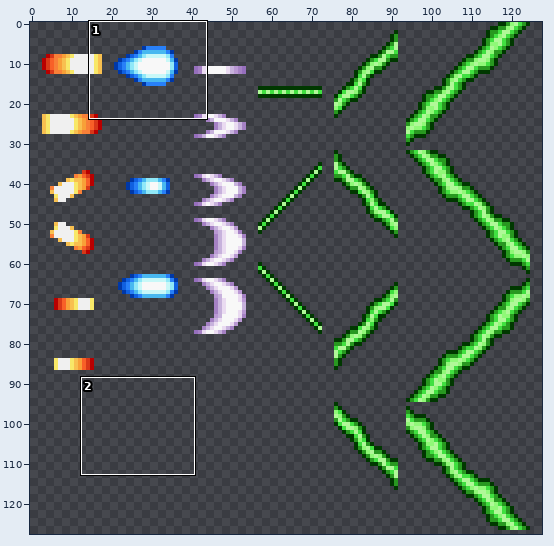
Sprite sheet -- Andro dunos 0.1/Game/Images/Ship/laser_types.png. The picture above shows the old version from afar; the outline marks the close-up.
Close-up. Before the commit:
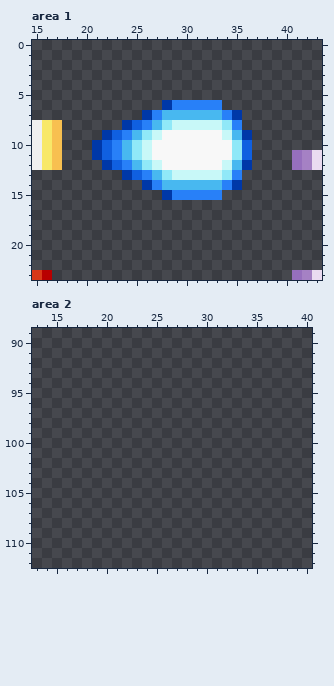
The file is 128x128 pixels. Shown: area 1: x 15..43, y 0..23; area 2: x 13..40, y 89..112.
The result:
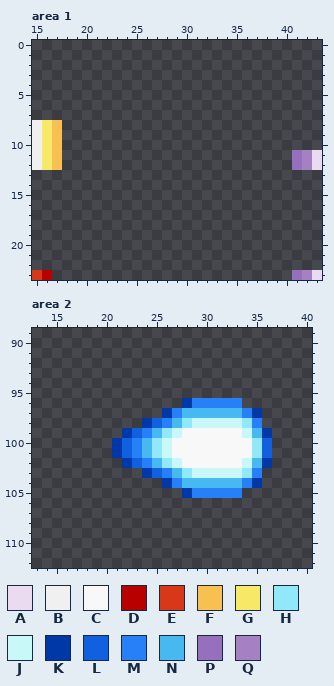
Palette (. is transparent): A #eadbf1  B #f0f0f0  C #f8f8f8  D #b80000  E #d83818  F #f8c050  G #f8e868  H #90e8f8  J #c8f8f8  K #0038a8  L #1060e0  M #2880f8  N #48b8f0  P #966fbd  Q #a581c4
Diff:
Area 1:
y 6: x 28..33 KMMMMM -> ......
y 7: x 26..35 KMNNNNNNMK -> ..........
y 8: x 24..35 KLMNHJJJJJHM -> ............
y 9: x 22..36 KLMNHJCCCCCCJNK -> ...............
y 10..11: x 21..36 KLMNHJCCCCCCCCHL -> ................
y 12: x 22..36 KLMNHJCCCCCCJNK -> ...............
y 13: x 24..35 KLMNHJJJJJHM -> ............
y 14: x 26..35 KMNNNNNNMK -> ..........
y 15: x 28..33 KMMMMM -> ......
Area 2:
y 96: x 28..33 ...... -> KMMMMM
y 97: x 26..35 .......... -> KMNNNNNNMK
y 98: x 24..35 ............ -> KLMNHJJJJJHM
y 99: x 22..36 ............... -> KLMNHJCCCCCCJNK
y 100..101: x 21..36 ................ -> KLMNHJCCCCCCCCHL
y 102: x 22..36 ............... -> KLMNHJCCCCCCJNK
y 103: x 24..35 ............ -> KLMNHJJJJJHM
y 104: x 26..35 .......... -> KMNNNNNNMK
y 105: x 28..33 ...... -> KMMMMM
Boxes around the changes in both close-ups, in picture pixels (x1, y1, x2, y2):
erased: (92, 100, 252, 200)
added: (112, 398, 272, 498)
